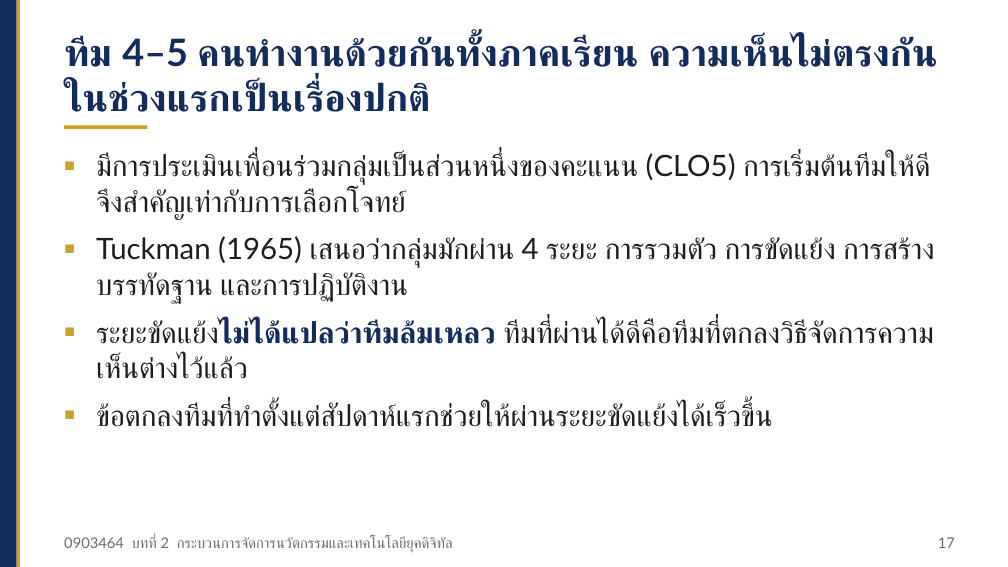
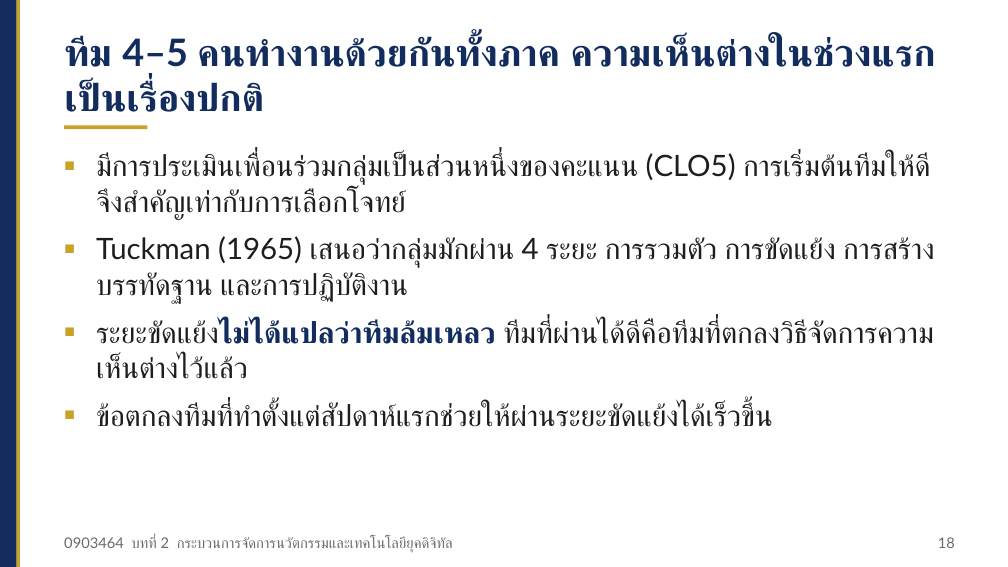
Before and after one commit to Aj-Warawut/academic-web-teaching, a slide deck: slide 18 of ci/files/ci_0903464_บทที่02_สไลด์.pptx (slide 17 before the commit). Drawn at 1008x567 pixels with LibreOffice and Linux fonts; fonts in the diff are those of the drawing. Boxes give left, top, right and bottom in pixels: in the first picture for what was removed or moved away, otherwise in the second. Text is boxed around its words. In the diff, an @@ line names an element or a change of style, - is before the commit and + after.

```diff
--- a/ci/files/ci_0903464_บทที่02_สไลด์.pptx
+++ b/ci/files/ci_0903464_บทที่02_สไลด์.pptx
@@ text at (64, 36, 936, 112): text changed @@
-ทีม 4–5 คนทำงานด้วยกันทั้งภาคเรียน ความเห็นไม่ตรงกันในช่วงแรกเป็นเรื่องปกติ
+ทีม 4–5 คนทำงานด้วยกันทั้งภาค ความเห็นต่างในช่วงแรกเป็นเรื่องปกติ
@@ text at (938, 537, 955, 548): text changed @@
-17
+18
```
Also in this commit, not shown: 23 other slides changed, 1 slide added, 25 other files.
